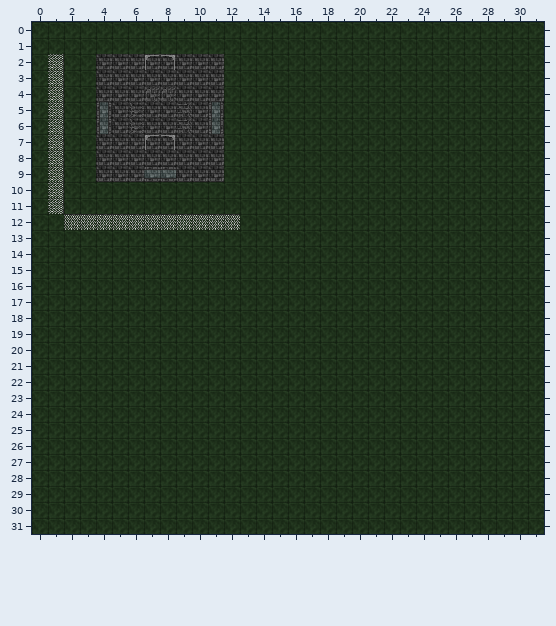
Tiled map: tools/tmx/saves/nexus.tmx. The picture above was drawn from the file before the commit.
Cells are 16x16 px. Shown: x 0..31, y 0..31.
Once edited:
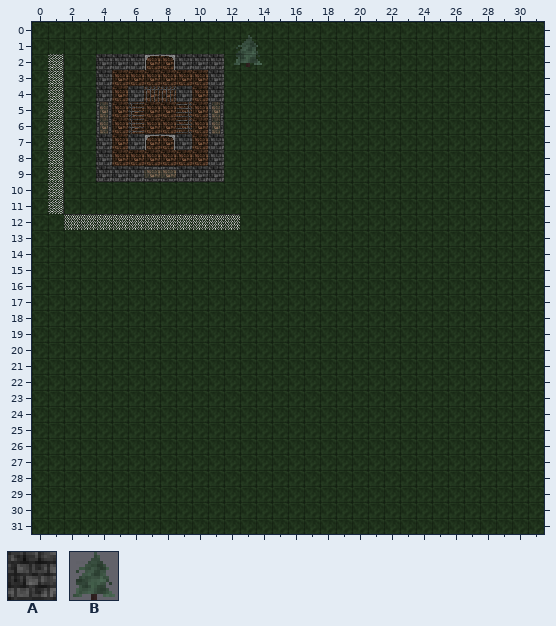
Key: from "nexus": A 2, B 7.
_ is an empty cell.
Objects are placed by their top-left corner, in cells (3,4 is the top-left corner of cell 3,4); size is 1x1 cell unless given.
From the commit log: prop size
Edits made:
Layer "ceil" (now hidden):
Tile A is gone in row 2 at x 7 to 8; in row 3 at x 5 to 10; in row 4 at x 5, 7 to 8 and 10; in rows 5 to 6 at x 4 to 11; in row 7 at x 5, 7 to 8 and 10; in row 8 at x 5 to 10.
Tile A is gone in row 9 at x 7 to 8.
Layer "props":
A new object: B at 12.5,0.8 size 2x2.
Pixel boxes of the changes (left, top, right, bottom) in both pictures:
added: (234, 35, 262, 67)
removed: (100, 56, 220, 178)
